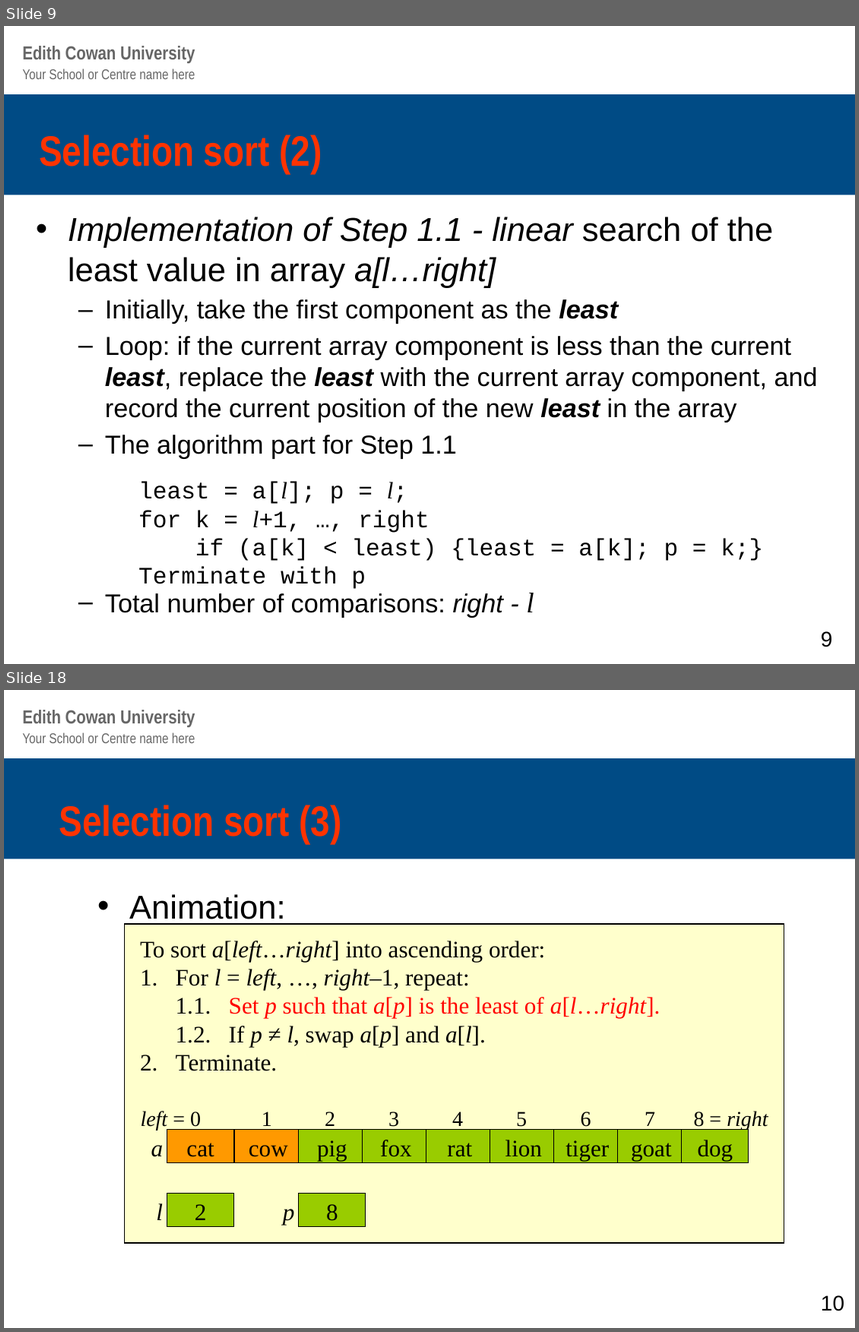
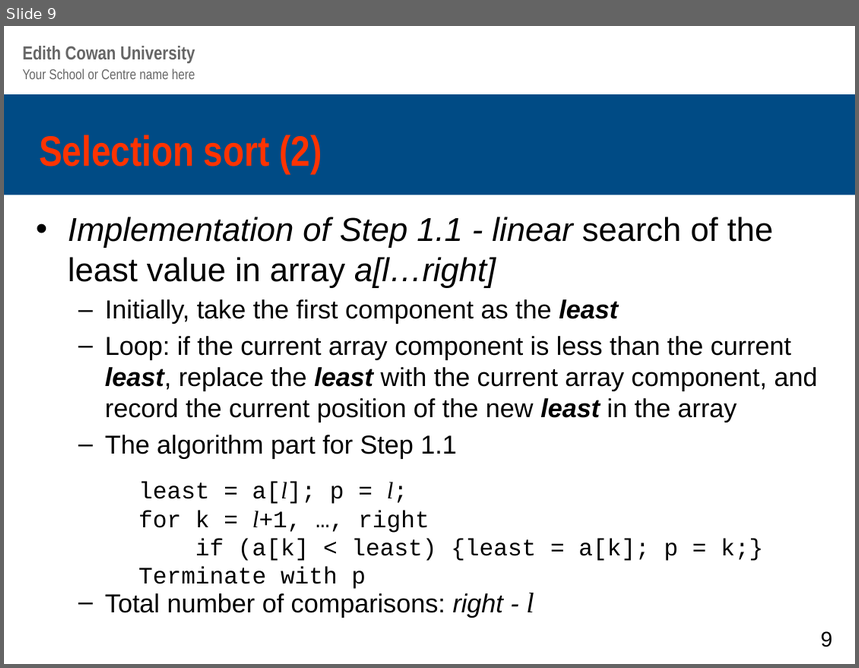
Before and after one commit to martymcflywa/ecu, a slide deck: year_1/sem_2/CSP2348_data_structures/module_04/src/lecture04_Array_Sorting.pptx. Shown one above the other, each under a label of ours: slides 9 and 18 before the commit, slide 9 after it; the slides between them are not shown. The pictures are 859x1332 and 859x668 pixels, drawn with LibreOffice and Linux fonts; fonts in the diff are those of the drawing; background and template pictures are left out. Boxes give left, top, right and bottom in pixels: in the first picture for what was removed or moved away, otherwise in the second. Text is boxed around its words. In the diff, an @@ line names an element or a change of style, - is before the commit and + after.

```diff
--- a/year_1/sem_2/CSP2348_data_structures/module_04/src/lecture04_Array_Sorting.pptx
+++ b/year_1/sem_2/CSP2348_data_structures/module_04/src/lecture04_Array_Sorting.pptx
@@ slide 18 removed at [4,690,855,1328], background #FFFFFF; not listed: 3 template elements that a slide beside it also shows @@
@@ title removed at [59,805,342,844] @@
-Selection sort (3)
@@ text removed at [129,894,285,926] @@
-• Animation:
@@ group removed at [125,924,785,1243]: 13 texts, 12 rectangles @@
-To sort a[left…right] into ascending order:
-1. For l = left, …, right–1, repeat:
-1.1. Set p such that a[p] is the least of a[l…right].
-1.2. If p ≠ l, swap a[p] and a[l].
-2. Terminate.
-cat
-left = 0
-1
-2
-3
-4
-5
-8 = right
-cow
-pig
-fox
-rat
-lion
-tiger
-2
-a
-l
-goat
-dog
-6
-7
-8
-p
@@ text removed at [821,1296,845,1312] @@
-10
```
Also in this commit, not shown: 3 slides changed, 50 other slides removed, 6 other files.
